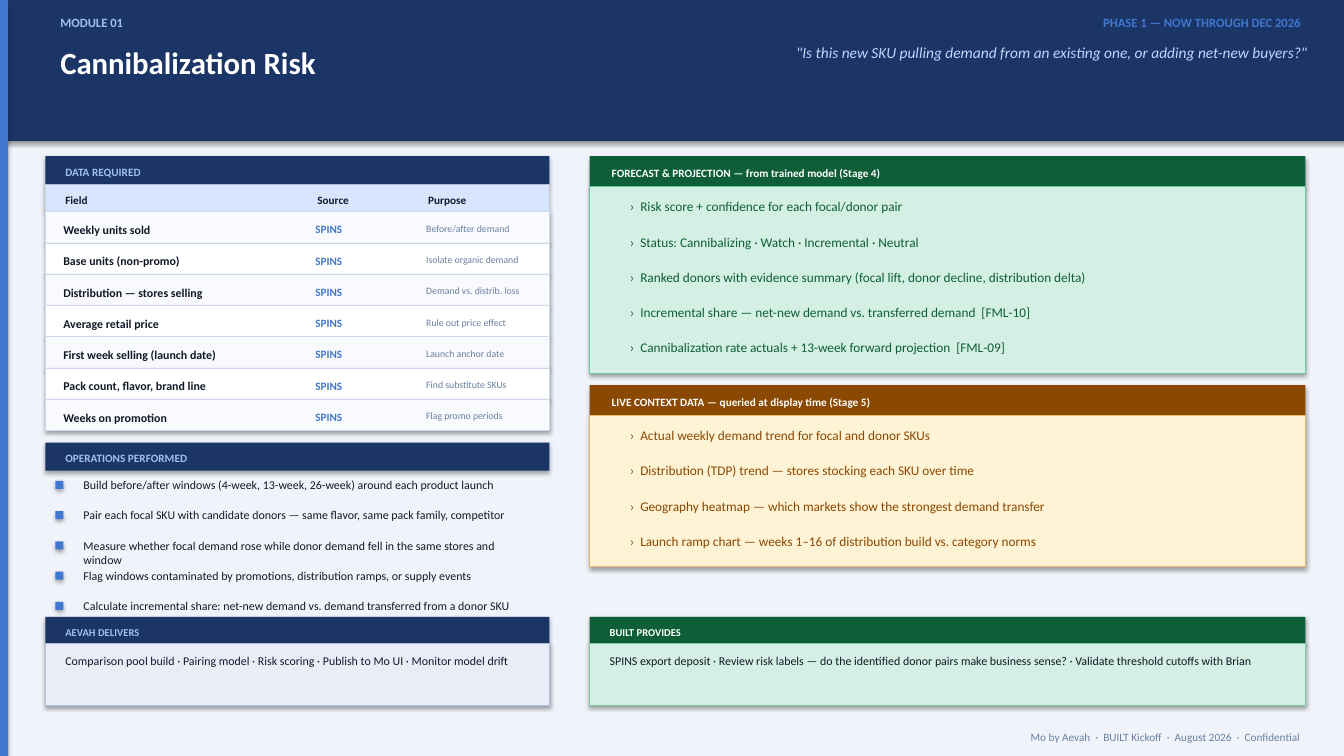
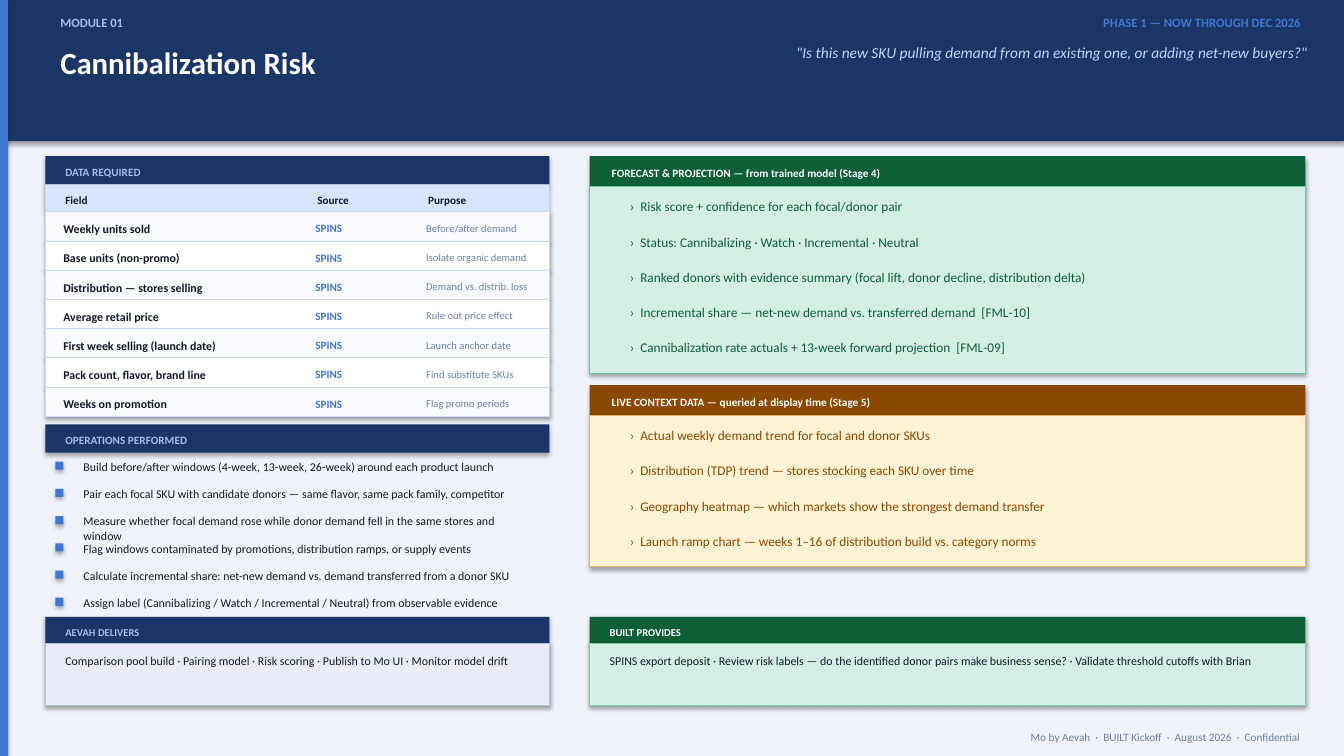
Before and after one commit to theroblong/built-mo-preview, a slide deck: slide 4 of mockups/mo_data_ops_kickoff.pptx. Drawn at 1344x756 pixels with LibreOffice and Linux fonts; fonts in the diff are those of the drawing. Boxes give left, top, right and bottom in pixels: in the first picture for what was removed or moved away, otherwise in the second. Text is boxed around its words. In the diff, an @@ line names an element or a change of style, - is before the commit and + after.

```diff
--- a/mockups/mo_data_ops_kickoff.pptx
+++ b/mockups/mo_data_ops_kickoff.pptx
@@ rectangle: place and size @@
-rectangle at bbox=[45, 243, 549, 274]
+rectangle at bbox=[45, 241, 549, 270]
@@ 2 texts, 2 rectangles: place and size @@
-2 texts, 2 rectangles at bbox=[45, 274, 549, 337]
+2 texts, 2 rectangles at bbox=[45, 270, 549, 329]
@@ 9 texts, 3 rectangles: place and size @@
-9 texts, 3 rectangles at bbox=[45, 319, 549, 431]
+9 texts, 3 rectangles at bbox=[45, 311, 549, 416]
@@ 3 texts: place and size @@
-3 texts at bbox=[63, 412, 503, 424]
+3 texts at bbox=[63, 399, 509, 410]
@@ size 7 to 7.5 pt in 7 elements at bbox=[426, 225, 516, 232], bbox=[426, 254, 526, 263], bbox=[426, 283, 527, 290], bbox=[426, 311, 512, 321], bbox=[426, 342, 511, 349], bbox=[426, 371, 513, 378], bbox=[426, 400, 509, 409] @@
@@ text "Build before/after windows (4-week, 13-week, ...": place and size @@
-text "Build before/after windows (4-week, 13-week, ..." at bbox=[83, 480, 493, 491]
+text "Build before/after windows (4-week, 13-week, ..." at bbox=[83, 462, 493, 473]
@@ 3 rectangles, 1 text: place and size @@
-3 rectangles, 1 text at bbox=[45, 443, 549, 519]
+3 rectangles, 1 text at bbox=[45, 424, 549, 497]
@@ text "Pair each focal SKU with ...": place and size @@
-text "Pair each focal SKU with ..." at bbox=[83, 510, 505, 521]
+text "Pair each focal SKU with ..." at bbox=[83, 489, 505, 500]
@@ text "Measure whether focal demand rose ...": place and size @@
-text "Measure whether focal demand rose ..." at bbox=[83, 541, 494, 564]
+text "Measure whether focal demand rose ..." at bbox=[83, 516, 494, 540]
@@ rectangle: place and size @@
-rectangle at bbox=[55, 541, 64, 549]
+rectangle at bbox=[55, 516, 64, 524]
@@ text "Calculate incremental share: net-new demand ...": place and size @@
-text "Calculate incremental share: net-new demand ..." at bbox=[83, 601, 509, 610]
+text "Calculate incremental share: net-new demand ..." at bbox=[83, 571, 509, 580]
@@ 2 rectangles, 1 text: place and size @@
-2 rectangles, 1 text at bbox=[55, 571, 471, 610]
+2 rectangles, 1 text at bbox=[55, 543, 471, 579]
@@ rectangle: place and size @@
-rectangle at bbox=[55, 632, 64, 640]
+rectangle at bbox=[55, 598, 64, 606]
@@ text "Assign label (Cannibalizing / Watch ...": place and size @@
-text "Assign label (Cannibalizing / Watch ..." at bbox=[83, 630, 497, 644]
+text "Assign label (Cannibalizing / Watch ..." at bbox=[83, 598, 497, 609]
```
Also in this commit, not shown: 5 other slides changed, 1 other file.
